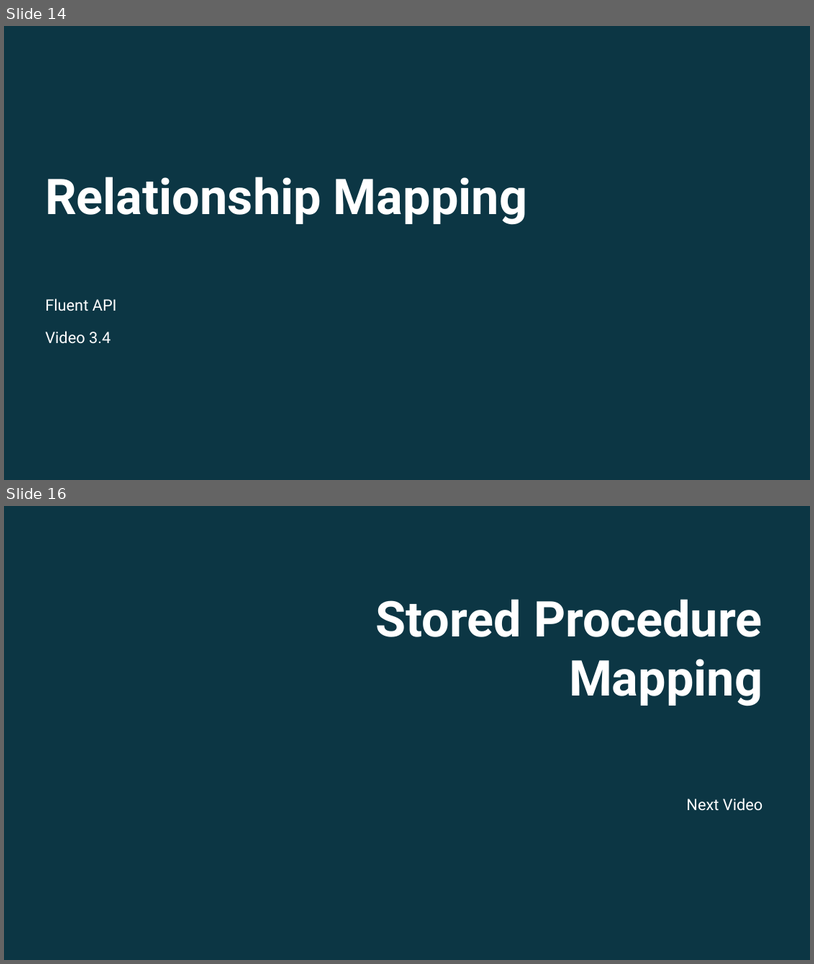
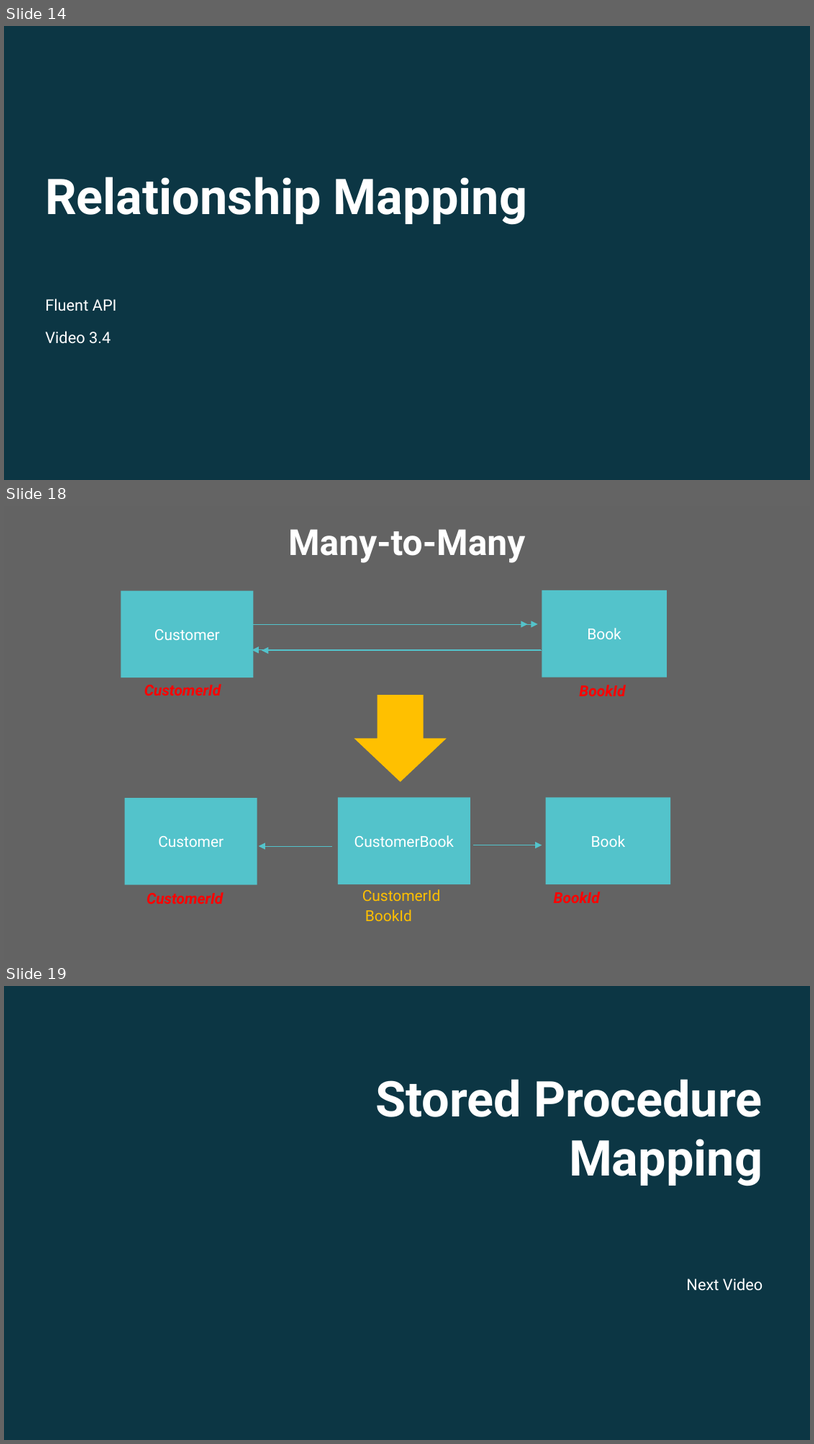
Before and after one commit to twalkerb/Entity-foundation-.NET-6, a slide deck: Sections/Section 3/Entity Fundamentals Using .NET 6_Section 3.pptx. Shown one above the other, each under a label of ours: slides 14 and 16 before the commit, slides 14, 18 and 19 after it; the slides between them are not shown. The pictures are 814x964 and 814x1444 pixels, drawn with LibreOffice and Linux fonts; fonts in the diff are those of the drawing; background and template pictures are left out; a plain dark background stands for a picture behind light text. Boxes give left, top, right and bottom in pixels: in the first picture for what was removed or moved away, otherwise in the second. Text is boxed around its words. In the diff, an @@ line names an element or a change of style, - is before the commit and + after.

```diff
--- a/Sections/Section 3/Entity Fundamentals Using .NET 6_Section 3.pptx
+++ b/Sections/Section 3/Entity Fundamentals Using .NET 6_Section 3.pptx
@@ slide 18 added at [4,506,810,960], background picture (left out) @@
@@ rectangle added at [4,506,810,959], fill #3C3C3C at 80% opacity @@
@@ text added at [288,529,525,563], 32 pt, text #FFFFFF, bold @@
+Many-to-Many
@@ rectangle added at [121,591,253,678], fill #53C3CB, 13.5 pt, text #FFFFFF @@
+Customer
@@ rectangle added at [542,590,667,677], fill #53C3CB, 13.5 pt, text #FFFFFF @@
+Book
@@ arrow added from (249, 624) to (538, 624), #53C3CB 0.5 pt @@
@@ arrow added from (253, 624) to (528, 624), #53C3CB 0.5 pt @@
@@ arrow added from (541, 649) to (252, 649), #53C3CB 0.5 pt @@
@@ arrow added from (542, 650) to (262, 650), #53C3CB 0.5 pt @@
@@ text added at [144,684,221,695], 13.5 pt, text #FF0000, bold, italic @@
+CustomerId
@@ down arrow added at [355,695,447,782], fill #FFC000 @@
@@ text added at [579,685,625,696], 13.5 pt, text #FF0000, bold, italic @@
+BookId
@@ rectangle added at [125,798,257,885], fill #53C3CB, 13.5 pt, text #FFFFFF @@
+Customer
@@ rectangle added at [338,797,470,884], fill #53C3CB, 13.5 pt, text #FFFFFF @@
+CustomerBook
@@ rectangle added at [546,797,671,884], fill #53C3CB, 13.5 pt, text #FFFFFF @@
+Book
@@ arrow added from (332, 846) to (259, 846), #53C3CB 0.5 pt @@
@@ arrow added from (473, 844) to (542, 844), #53C3CB 0.5 pt @@
@@ text added at [147,892,223,903], 13.5 pt, text #FF0000, bold, italic @@
+CustomerId
@@ text added at [363,889,440,901], 13.5 pt, text #FFC000 @@
+CustomerId
@@ text added at [554,891,600,903], 13.5 pt, text #FF0000, bold, italic @@
+BookId
@@ text added at [365,909,412,921], 13.5 pt, text #FFC000 @@
+BookId
@@ what was slide 16 is now slide 19 @@
```
Also in this commit, not shown: 3 slides changed, 2 other slides added, 26 other files.
